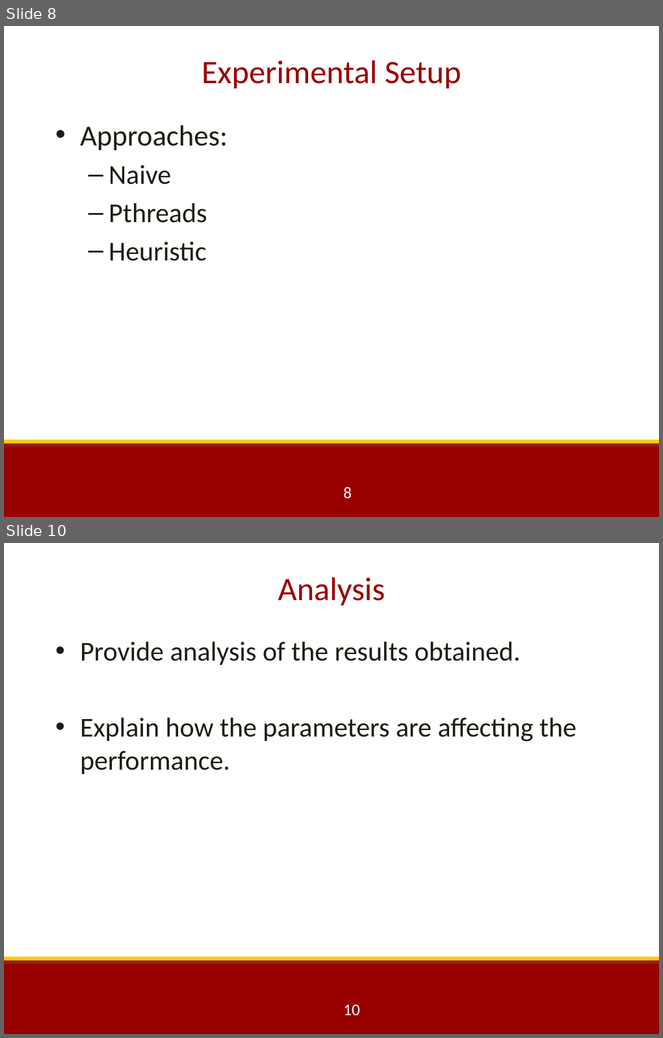
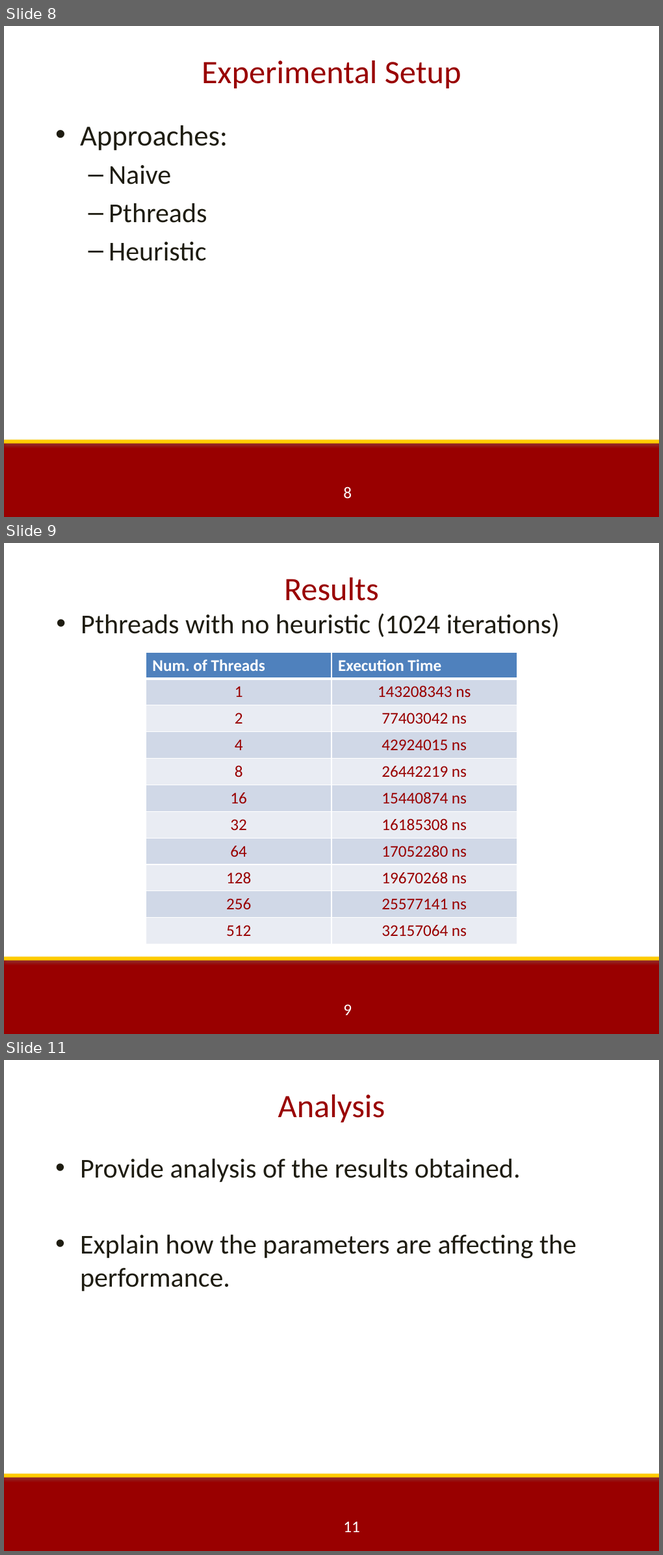
Before and after one commit to kevinw0123/24game, a slide deck: EE 451 Project Presentation Template(1).pptx. Shown one above the other, each under a label of ours: slides 8 and 10 before the commit, slides 8, 9 and 11 after it; the slides between them are not shown. The pictures are 663x1038 and 663x1555 pixels, drawn with LibreOffice and Linux fonts; fonts in the diff are those of the drawing; background and template pictures are left out. Boxes give left, top, right and bottom in pixels: in the first picture for what was removed or moved away, otherwise in the second. Text is boxed around its words. In the diff, an @@ line names an element or a change of style, - is before the commit and + after.

Commit message:
edited presentation

```diff
--- a/EE 451 Project Presentation Template(1).pptx
+++ b/EE 451 Project Presentation Template(1).pptx
@@ slide 9 added at <box>4,543,659,1034</box>, background #FFFFFF; not listed: 3 template elements that a slide beside it also shows @@
@@ title added at <box>284,577,379,601</box>, 36 pt, text #990000 @@
+Results
@@ text added at <box>81,613,560,637</box>, 30 pt, text #1E1C11 @@
+• Pthreads with no heuristic (1024 iterations)
@@ table added at <box>146,652,517,941</box>, 11 rows, 2 columns @@
+Num. of Threads | Execution Time
+1 | 143208343 ns
+2 | 77403042 ns
+4 | 42924015 ns
+8 | 26442219 ns
+16 | 15440874 ns
+32 | 16185308 ns
+64 | 17052280 ns
+128 | 19670268 ns
+256 | 25577141 ns
+512 | 32157064 ns
@@ what was slide 10 is now slide 11 @@
@@ page number at <box>343,1522,360,1533</box>: text changed @@
-10
+11
```
Also in this commit, not shown: 1 other slide added, 1 slide removed.
